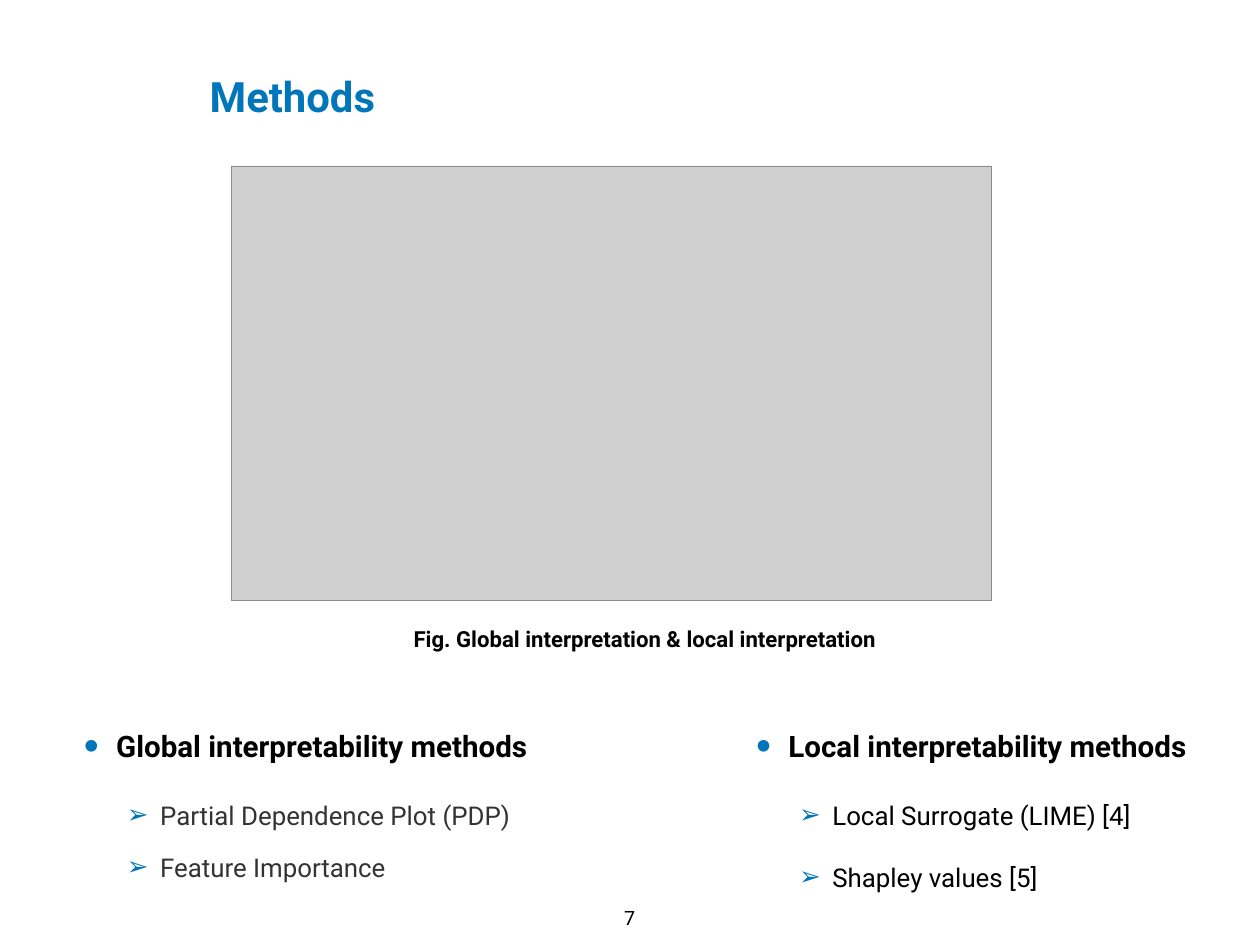
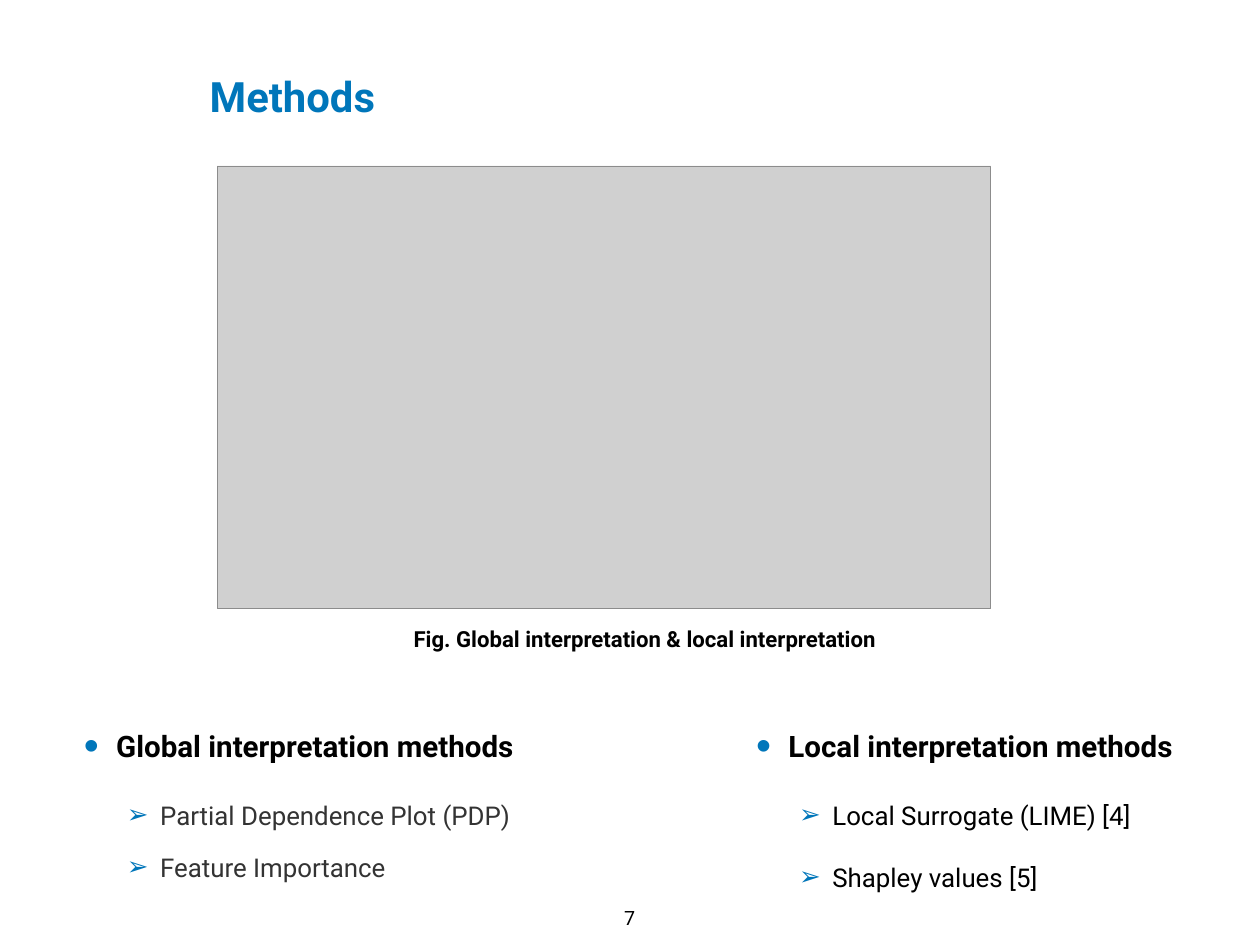
Before and after one commit to XiaoqiMa/Master-Thesis, a slide deck: slide 7 of Thesis/Proposal/slides/thesis_proposal.pptx. Drawn at 1260x945 pixels with LibreOffice and Linux fonts; fonts in the diff are those of the drawing; grey boxes stand for pictures; background and template pictures are left out. Boxes give left, top, right and bottom in pixels: in the first picture for what was removed or moved away, otherwise in the second. Text is boxed around its words. In the diff, an @@ line names an element or a change of style, - is before the commit and + after.

```diff
--- a/Thesis/Proposal/slides/thesis_proposal.pptx
+++ b/Thesis/Proposal/slides/thesis_proposal.pptx
@@ picture resized from (x1=231, y1=166, x2=992, y2=601) to (x1=217, y1=166, x2=991, y2=609) @@
@@ text at (x1=116, y1=735, x2=514, y2=763): text changed @@
-• Global interpretability methods
+• Global interpretation methods
@@ text at (x1=788, y1=735, x2=1173, y2=763): text changed @@
-• Local interpretability methods
+• Local interpretation methods
```
Also in this commit, not shown: 6 other slides changed, 2 slides added.
